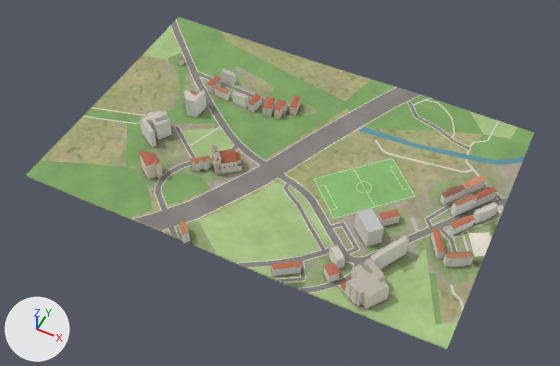
Before and after pictures for a commit that changed the glTF model public/tiles/benfica/t_1_5.glb.
Before and after are seen from a 50 mm lens placed at (-4650.0, 6342.0, 684.0), pointed at (-4917.0, 6877.0, 16.0). The lights are fixed; the arrows at lower left show +X, +Y and +Z. The picture after the commit comes second. Where no turn or scale is listed for an object, it has been applied to the vertices. Vertices at exactly the same position are counted once.

The older version as bpy lines, for what is in view:
```python
me_buildings = bpy.data.meshes.new('buildings')
me_buildings.from_pydata(...)  # 4168 vertices, 6254 faces; spans x -1.0..1.0, y -0.58..0.58, z -0.08..0.08
me_buildings.materials.append(mat_buildings)
me_terrain = bpy.data.meshes.new('terrain')
me_terrain.from_pydata(...)  # 2896 vertices, 5582 faces; spans x -250.0..250.0, y -165.0..165.0, z -5.0..5.0
me_terrain.materials.append(mat_ground)  # picture img_ground
ob_buildings = bpy.data.objects.new('buildings', me_buildings)
ob_buildings.location = (-4902.4, 6870.4, 46.8)
ob_buildings.scale = (222.0, 222.0, 222.0)
ob_terrain = bpy.data.objects.new('terrain', me_terrain)
ob_terrain.location = (-4925.1, 6911.5, 29.1)
```
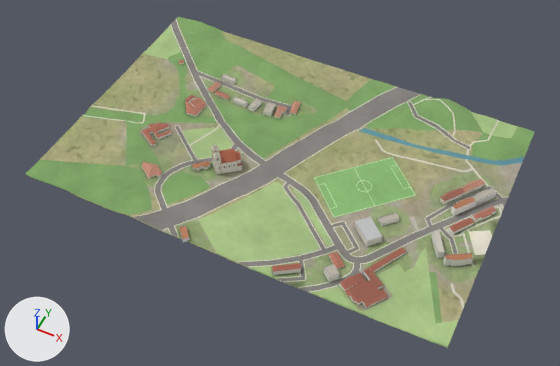
Scene script edits in JSON lines:
```json
{"block": "me_terrain", "where": "# used by ob_terrain; location = (-4925.1, 6911.5, 29.1)"}
{"op": "remove", "block": "me_terrain", "code": "me_terrain.from_pydata(...)  # 2896 vertices, 5582 faces; spans x -250.0..250.0, y -165.0..165.0, z -5.0..5.0"}
{"op": "add", "block": "me_terrain", "code": "me_terrain.from_pydata(...)  # 2896 vertices, 5582 faces; spans x -250.0..250.0, y -165.0..165.0, z -6.0..6.0"}
{"block": "me_terrain", "change": "me_terrain part 1: 1919 of 2896 vertices moved; they spanned x -250.0..250.0, y -165.0..165.0, z -5.0..5.0 and now span x -250.0..250.0, y -165.0..165.0, z -6.0..6.0; mean shift (0.0, 0.0, -1.0); largest move (155.0, 149.0, 0.0) -> (155.0, 149.0, 6.0)"}
{"block": "me_buildings", "where": "# used by ob_buildings; location = (-4902.4, 6870.4, 46.8); scale = (222.0, 222.0, 222.0)"}
{"op": "remove", "block": "me_buildings", "code": "me_buildings.from_pydata(...)  # 4168 vertices, 6254 faces; spans x -1.0..1.0, y -0.58..0.58, z -0.08..0.08"}
{"op": "add", "block": "me_buildings", "code": "me_buildings.from_pydata(...)  # 4055 vertices, 6187 faces; spans x -1.0..1.0, y -0.58..0.58, z -0.08..0.08"}
{"block": "me_buildings", "change": "me_buildings part 2: the loose piece of 12 vertices spanning x 0.17..0.3, y -0.55..-0.45, z -0.02 is moved by (0.0, 0.0, -0.02)"}
{"block": "me_buildings", "change": "me_buildings part 3: the loose piece of 24 vertices spanning x 0.86..0.98, y -0.15..-0.07, z -0.08..0.0 is scaled about its middle by (0.998, 0.998, 0.761), then moved by (0.0, 0.0, -0.01)"}
{"block": "me_buildings", "change": "me_buildings part 4: the loose piece of 24 vertices spanning x 0.91..1.0, y 0.16..0.27, z -0.08..0.0 is rebuilt with 67 vertices and now spans x 0.9..1.0, y 0.16..0.28, z -0.07..-0.03"}
{"block": "me_buildings", "change": "me_buildings part 5: a new loose piece of 36 vertices spanning x -0.79..-0.74, y 0.25..0.33, z -0.07..-0.03, in mat_buildings"}
{"block": "me_buildings", "change": "me_buildings part 6: a new loose piece of 20 vertices spanning x -0.75..-0.68, y 0.24..0.32, z -0.07..-0.04, in mat_buildings"}
{"block": "me_buildings", "change": "me_buildings part 7: 8 loose pieces with 73 vertices, spanning x -0.5..0.9, y -0.47..0.47, z -0.02..-0.01, are deleted"}
{"block": "me_buildings", "change": "me_buildings part 8: 209 vertices moved from x -0.85..-0.18, y -0.31..0.56, z -0.08..0.07 to x -0.85..-0.19, y -0.31..0.56, z -0.08..0.07; 445 vertices removed from x -0.87..-0.19, y -0.15..0.55, z -0.08..0.07; 298 vertices added at x -0.87..-0.19, y -0.15..0.55, z -0.08..0.07"}
{"block": "me_buildings", "change": "me_buildings part 9: 96 vertices moved from x 0.17..0.94, y -0.55..0.41, z -0.08..0.04 to x 0.17..0.94, y -0.55..0.42, z -0.08..-0.02; 292 vertices removed from x 0.19..0.97, y -0.55..0.43, z -0.08..0.04; 294 vertices added at x 0.18..0.96, y -0.55..0.43, z -0.08..-0.02"}
{"block": "me_buildings", "change": "me_buildings part 10: 8 vertices moved from x -0.33..-0.25, y -0.58..-0.5, z -0.01..0.0 to x -0.33..-0.26, y -0.58..-0.5, z -0.04"}
{"block": "me_buildings", "change": "me_buildings part 11: 2575 kept faces spanning x -0.85..0.92, y -0.58..0.56, z -0.08..0.08 get new vertex colours; the middle colour goes from black #000000 to beige #e1cfbc"}
{"block": "me_buildings", "change": "other edits to the shape of me_buildings do not show in these pictures"}
{"op": "set", "path": "ob_terrain.location", "old": "(-4925.1, 6911.5, 29.1)", "new": "(-4925.1, 6911.5, 31.2)"}
{"op": "set", "path": "ob_buildings.location", "old": "(-4902.4, 6870.4, 46.8)", "new": "(-4902.1, 6870.4, 47.2)"}
```

What differs and where, as boxes (x1, y1, x2, y2) in the pictures (560 x 366 px; the box of a moved part takes in the faces that stretch with it):
```json
{"object": "terrain", "change": "reshaped, moved", "before": [26, 17, 534, 349], "after": [25, 16, 534, 348]}
{"object": "buildings", "change": "reshaped, moved, rescaled", "before": [139, 57, 498, 309], "after": [142, 60, 497, 308]}
{"part": 1, "of": "me_terrain", "change": "moved or reshaped", "before": [31, 17, 534, 349], "after": [31, 16, 534, 348]}
{"part": 2, "of": "me_buildings", "change": "moved or reshaped", "before": [272, 261, 302, 270], "after": [272, 263, 301, 272]}
{"part": 3, "of": "me_buildings", "change": "moved or reshaped", "before": [443, 251, 474, 267], "after": [443, 253, 473, 266]}
{"part": 4, "of": "me_buildings", "change": "rebuilt", "before": [473, 202, 498, 224], "after": [472, 206, 497, 222], "on screen": "26% shorter"}
{"part": 5, "of": "me_buildings", "change": "added", "after": [185, 95, 196, 103]}
{"part": 6, "of": "me_buildings", "change": "added", "after": [190, 98, 204, 108]}
{"part": 7, "of": "me_buildings", "change": "deleted", "before": [191, 97, 487, 277]}
{"part": 8, "of": "me_buildings", "change": "moved or reshaped", "before": [139, 68, 300, 172], "after": [142, 74, 300, 178]}
{"part": 9, "of": "me_buildings", "change": "moved or reshaped", "before": [272, 175, 497, 309], "after": [272, 179, 496, 308]}
{"part": 10, "of": "me_buildings", "change": "moved or reshaped", "before": [178, 221, 190, 243], "after": [179, 225, 190, 242]}
{"part": 11, "of": "me_buildings", "change": "edited", "before": [142, 76, 473, 297], "after": [142, 76, 473, 297], "on screen": "looks the same"}
```
